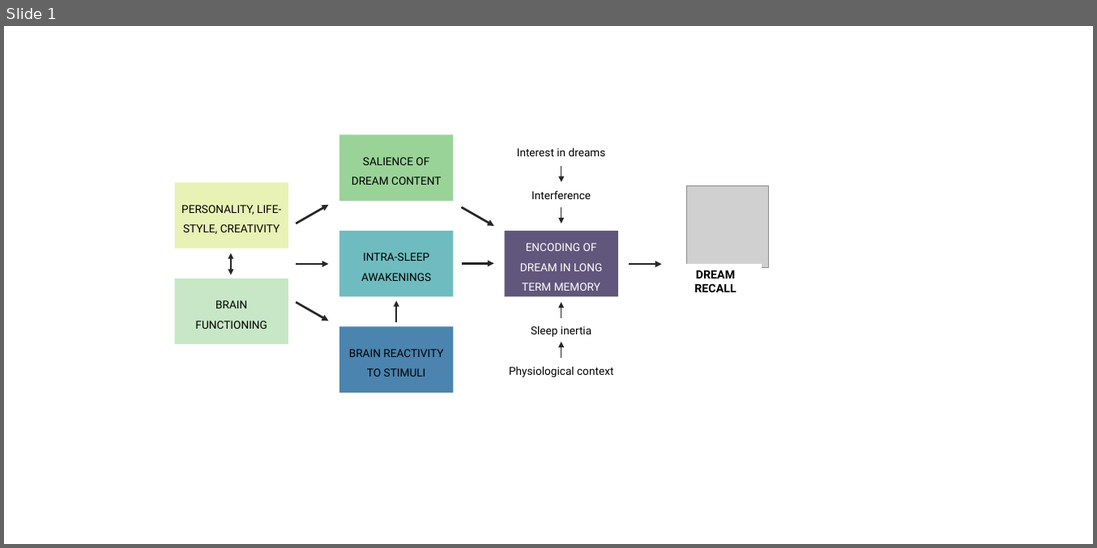
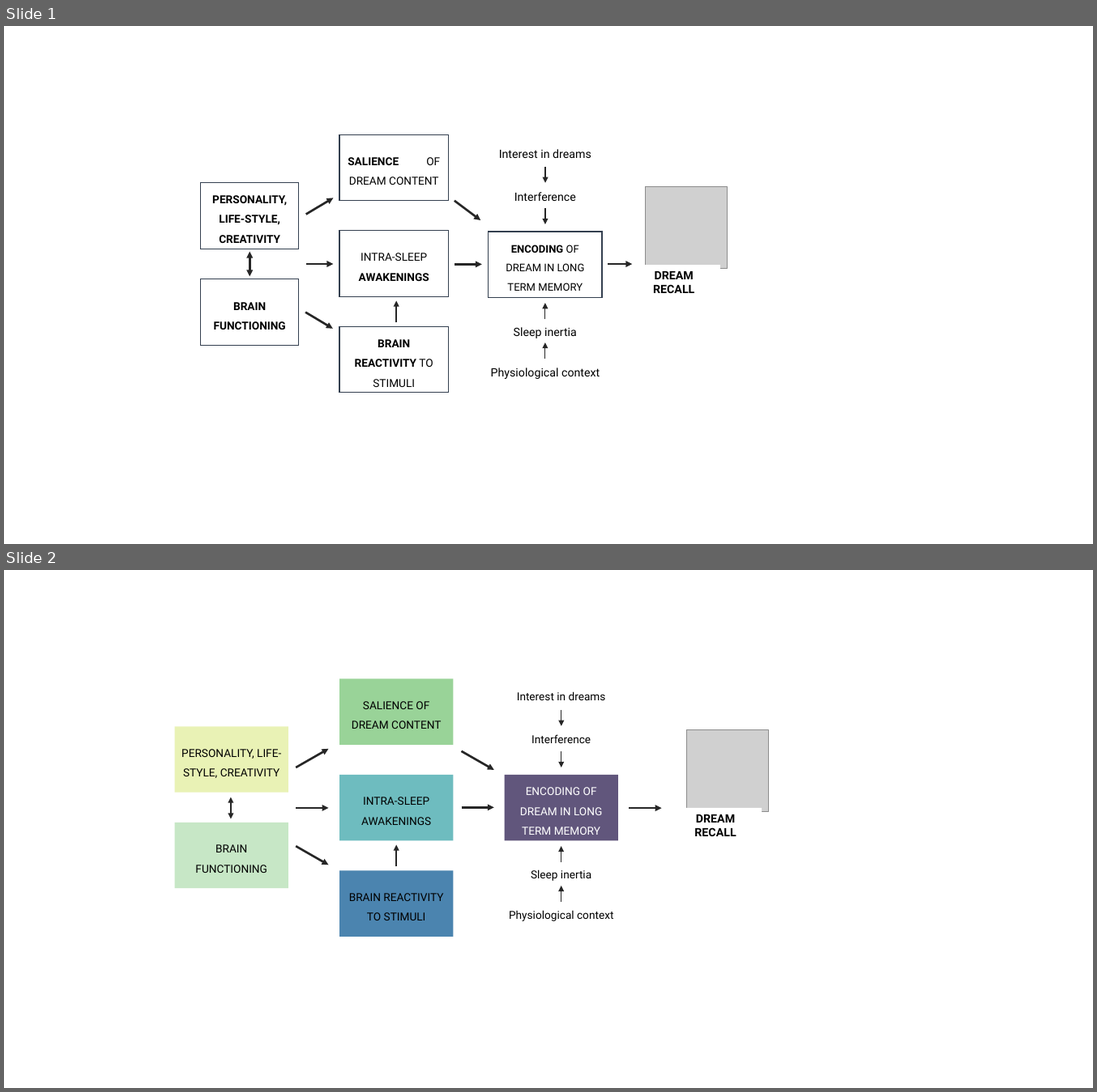
Before and after one commit to raphaelvallat/Thesis, a slide deck: Fig/Discussion/schema_dream_recall.pptx. Shown one above the other, each under a label of ours: slide 1 before the commit, slides 1 and 2 after it. The pictures are 1097x548 and 1097x1092 pixels, drawn with LibreOffice and Linux fonts; fonts in the diff are those of the drawing; grey boxes stand for pictures. Boxes give left, top, right and bottom in pixels: in the first picture for what was removed or moved away, otherwise in the second. Text is boxed around its words. In the diff, an @@ line names an element or a change of style, - is before the commit and + after.

```diff
--- a/Fig/Discussion/schema_dream_recall.pptx
+++ b/Fig/Discussion/schema_dream_recall.pptx
@@ slide 1 added at <box>4,26,1093,544</box>, background #FFFFFF @@
@@ rectangle added at <box>339,135,448,200</box>, outline #333F50 1 pt, 11.5 pt, text #000000 @@
+SALIENCE OF DREAM CONTENT
@@ text added at <box>499,149,591,158</box>, 12 pt, text #000000 @@
+Interest in dreams
@@ arrow added from (545, 166) to (545, 183), #262626 1 pt @@
@@ rectangle added at <box>200,182,299,249</box>, outline #333F50 1 pt, 11.5 pt, text #000000, bold @@
+PERSONALITY, LIFE-STYLE, CREATIVITY
@@ text added at <box>514,192,576,201</box>, 12 pt, text #000000 @@
+Interference
@@ picture added at <box>645,187,727,269</box> @@
@@ arrow added from (306, 215) to (333, 198), #262626 2.25 pt @@
@@ arrow added from (454, 201) to (480, 220), #262626 2.25 pt @@
@@ arrow added from (545, 208) to (545, 224), #262626 1 pt @@
@@ rectangle added at <box>339,231,448,297</box>, outline #333F50 1 pt, 11.5 pt, text #000000 @@
+INTRA-SLEEP AWAKENINGS
@@ rectangle added at <box>488,232,601,297</box>, outline #333F50 1 pt, 11 pt, text #000000 @@
+ENCODING OF DREAM IN LONG TERM MEMORY
@@ double arrow added from (249, 277) to (249, 252), #262626 2.25 pt @@
@@ arrow added from (306, 264) to (333, 264), #262626 2.25 pt @@
@@ arrow added from (454, 264) to (482, 264), #262626 2.25 pt @@
@@ arrow added from (607, 264) to (632, 264), #262626 2.25 pt @@
@@ rectangle added at <box>628,265,720,297</box>, fill #FFFFFF, 12 pt, text #000000, bold @@
+DREAM RECALL
@@ rectangle added at <box>200,279,299,345</box>, outline #333F50 1 pt, 11.5 pt, text #000000, bold @@
+BRAIN FUNCTIONING
@@ arrow added from (305, 312) to (333, 329), #262626 2.25 pt @@
@@ arrow added from (396, 322) to (396, 301), #262626 1.5 pt @@
@@ arrow added from (545, 320) to (545, 303), #262626 1 pt @@
@@ rectangle added at <box>339,327,448,392</box>, outline #333F50 1 pt, 11.5 pt, text #000000, bold @@
+BRAIN REACTIVITY TO STIMULI
@@ text added at <box>513,327,577,339</box>, 12 pt, text #000000 @@
+Sleep inertia
@@ arrow added from (545, 359) to (545, 343), #262626 1 pt @@
@@ text added at <box>491,368,599,379</box>, 12 pt, text #000000 @@
+Physiological context
@@ what was slide 1 is now slide 2 @@
```
Also in this commit, not shown: 9 other files.
